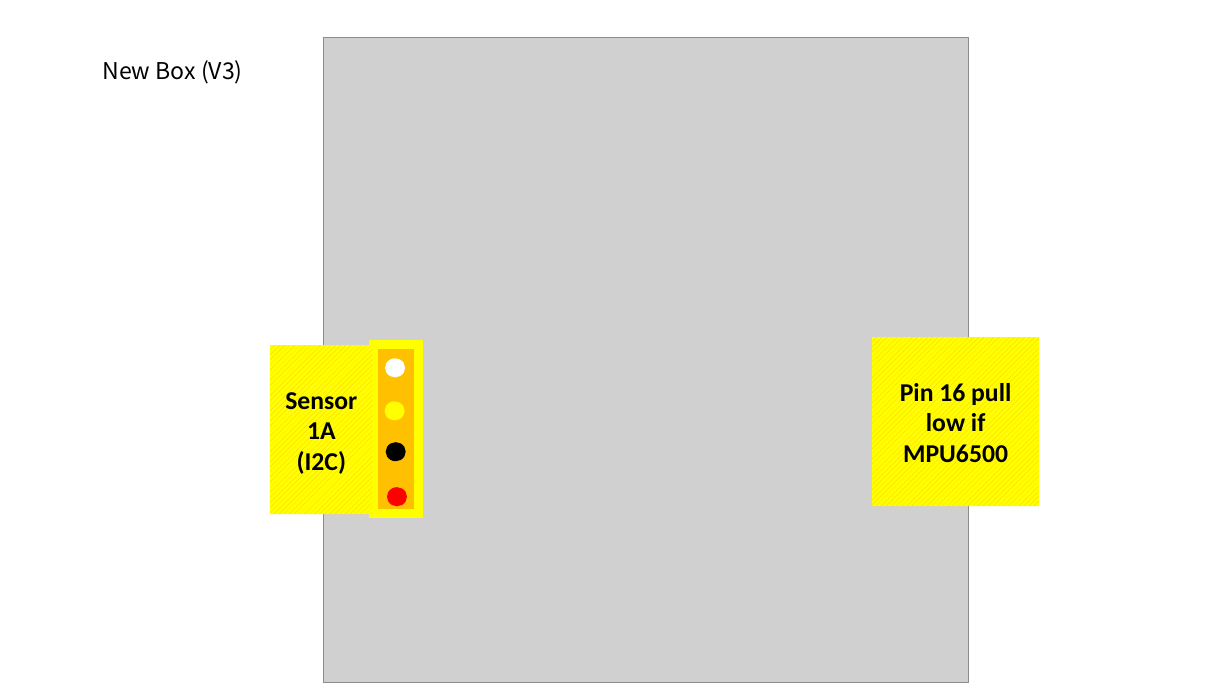
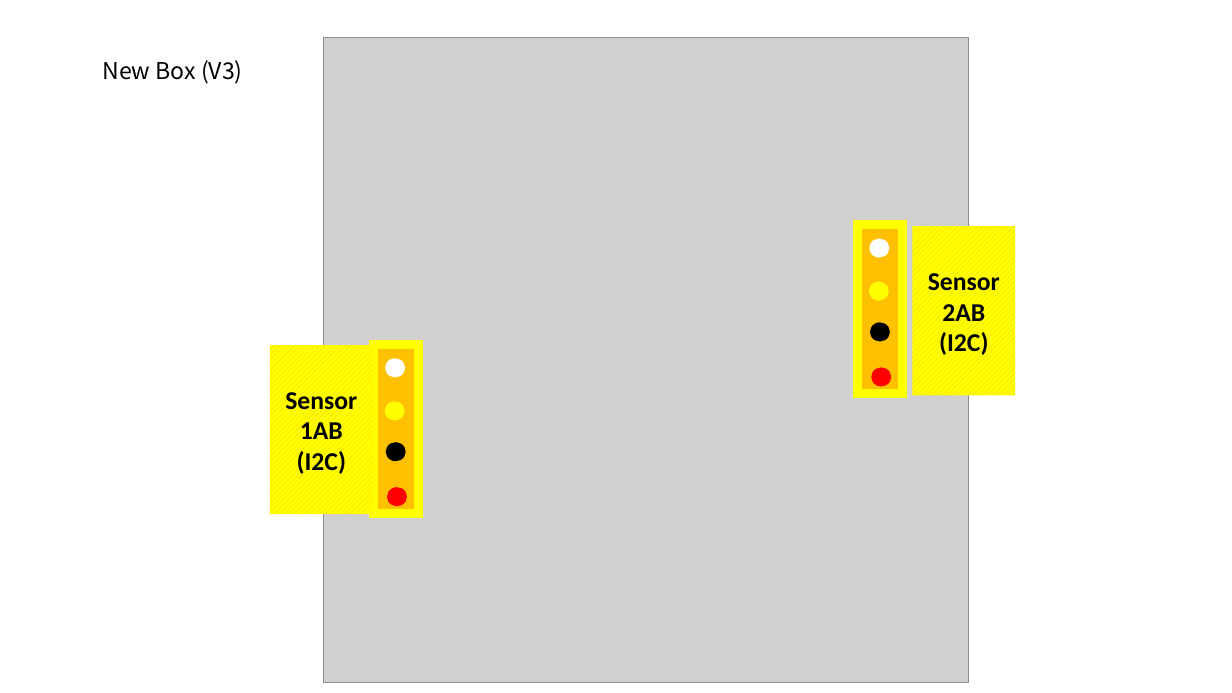
Before and after one commit to jay1han/V2-Documents, a slide deck: slide 7 of Wirings.pptx. Drawn at 1232x693 pixels with LibreOffice and Linux fonts; fonts in the diff are those of the drawing; grey boxes stand for pictures. Boxes give left, top, right and bottom in pixels: in the first picture for what was removed or moved away, otherwise in the second. Text is boxed around its words. In the diff, an @@ line names an element or a change of style, - is before the commit and + after.

```diff
--- a/Wirings.pptx
+++ b/Wirings.pptx
@@ rectangle added at (859,225,903,394), fill #FFC000, outline #FFFF00 7 pt @@
@@ ellipse added at (870,238,890,258), fill #FFFFFF @@
@@ rectangle added at (913,226,1016,396), fill pattern #FFC000 on #FFFF00, 20 pt, text #000000, bold @@
+Sensor
+2AB
+(I2C)
@@ ellipse added at (869,282,889,301), fill #FFFF00 @@
@@ ellipse added at (870,323,890,342), fill #000000 @@
@@ rectangle removed at (872,337,1040,506) @@
-Pin 16 pull low if MPU6500
@@ ellipse added at (872,368,892,387), fill #FF0000 @@
@@ text in rectangle at (300,422,343,439): text changed @@
-1A
+1AB
```
Also in this commit, not shown: 1 other slide changed, 1 other file.
